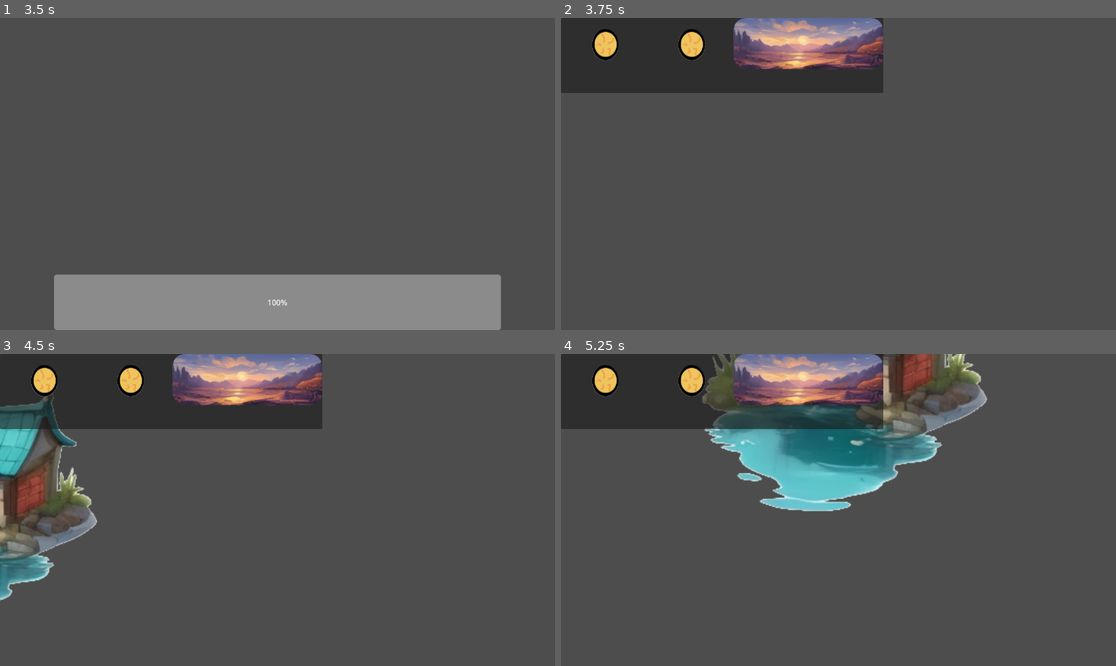
Above: before the commit, frames 1-4 (two rows, left to right).
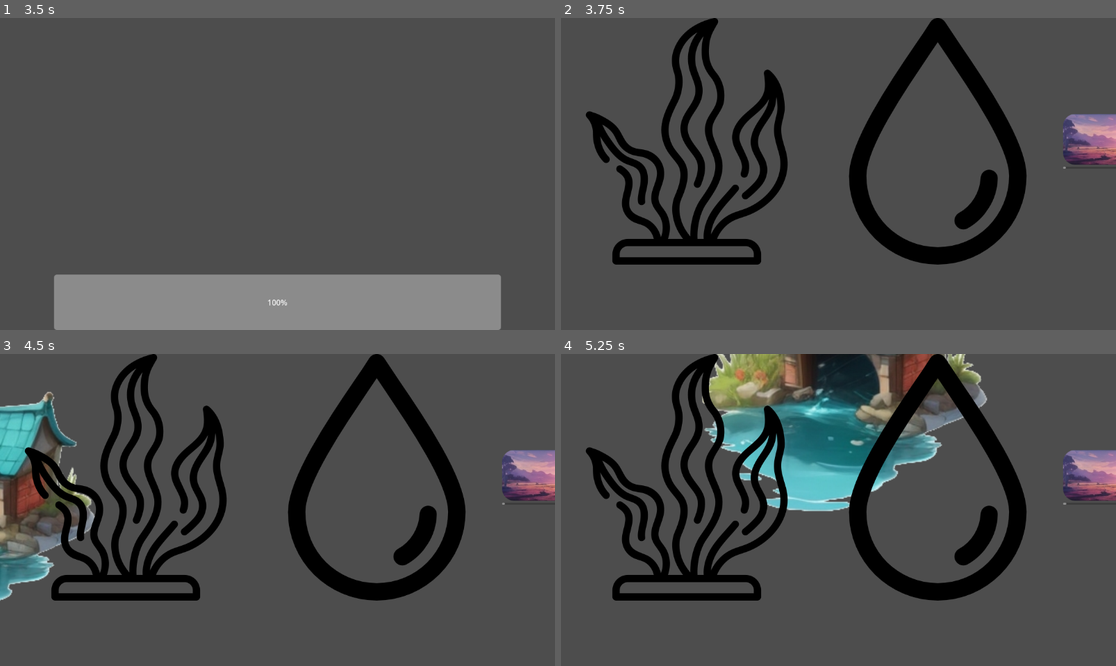
Above: after the commit, the same moments.

Repository: swegerer/ColonySim_Ducklings
Game: Godot game, scene res://scenes/main.tscn
Two runs of this game, one before a commit and one after it. Both use one fixed random seed, a clock stepped at 60 frames per second and the inputs below. Sound files missing from this copy of the repository are replaced by a short silence.
Inputs (mouse positions are in pixels of both pictures, inside the frame that each line leads up to):
- Up to frame 1 (3.5 s): tap Enter at 0.5, 2 s; move the mouse to (399, 158) at 0.52 s; hold Right (ui_right) 0.53-1.28 s; hold , (zoom_in) 0.53-1.28 s; click (399, 158) at 0.67 s; tap Space at 1.25 s; move the mouse to (166, 189) at 1.27 s; hold Down (ui_down) 1.28-2.03 s; tap . (zoom_out) at 1.35, 2.85 s; move the mouse to (333, 105) at 2.02 s; hold Right (ui_right) 2.03-2.78 s; hold , (zoom_in) 2.03-2.78 s; move the mouse to (249, 236) at 2.77 s; hold Up (ui_up) from 2.78 s (still down); click (249, 236) at 2.92 s
- Up to frame 2 (3.75 s): tap Space at 3.5 s; move the mouse to (1005, 220) at 3.52 s; release Up (ui_up) at 3.53 s; hold Left (ui_left) from 3.53 s (still down); hold , (zoom_in) from 3.53 s (still down)
- Up to frame 3 (4.5 s): keep holding Left (ui_left); tap Enter at 4.25 s; move the mouse to (111, 463) at 4.27 s; release , (zoom_in) at 4.28 s; tap . (zoom_out) at 4.35 s
- Up to frame 4 (5.25 s): move the mouse to (866, 510) at 5.02 s; release Left (ui_left) at 5.03 s; hold Down (ui_down) from 5.03 s (still down); hold , (zoom_in) from 5.03 s (still down); click (866, 510) at 5.17 s

Frame 1 is identical in both runs. In frame 2, 28% of the frame differs, in the area x 0-100%, y 0-80%; in frame 3, 28%; in frame 4, 29%.

Commit message:
Third commit - 03
Added clock and civCounter.

Working on HUD stretching.

Diff:
--- /dev/null
+++ b/Moveman/label_settings/basic_label.tres
@@ -0,0 +1,7 @@
+[gd_resource type="LabelSettings" load_steps=2 format=3 uid="uid://b0qa8iv8qbdju"]
+
+[ext_resource type="FontFile" uid="uid://dbfl35y5xc6b4" path="res://fonts/Honey Salt.otf" id="1_0p3nh"]
+
+[resource]
+font = ExtResource("1_0p3nh")
+font_size = 36
--- a/Moveman/scenes/hud.tscn
+++ b/Moveman/scenes/hud.tscn
@@ -1,8 +1,12 @@
-[gd_scene load_steps=5 format=3 uid="uid://cn1xs3377c7ep"]
+[gd_scene load_steps=9 format=3 uid="uid://cn1xs3377c7ep"]
 
 [ext_resource type="PackedScene" uid="uid://dsn0wo1napsc6" path="res://scenes/resource_slot.tscn" id="2_35twb"]
+[ext_resource type="Texture2D" uid="uid://c0vqry8k3bvaw" path="res://sprites/icon_seaweed.png" id="2_uqnwa"]
+[ext_resource type="Texture2D" uid="uid://d30w41xnep4kf" path="res://sprites/icon_water.png" id="3_1xs1e"]
 [ext_resource type="Script" path="res://scripts/clock_label.gd" id="3_8gfg4"]
+[ext_resource type="LabelSettings" uid="uid://b0qa8iv8qbdju" path="res://label_settings/basic_label.tres" id="3_fnir8"]
 [ext_resource type="FontFile" uid="uid://dbfl35y5xc6b4" path="res://fonts/Honey Salt.otf" id="3_ncvw5"]
+[ext_resource type="Texture2D" uid="uid://bkelff80s2xu0" path="res://sprites/icon_duck.png" id="6_1s1r3"]
 
 [sub_resource type="LabelSettings" id="LabelSettings_cuuqg"]
 font = ExtResource("3_ncvw5")
@@ -11,31 +15,62 @@
 [node name="CanvasLayer" type="CanvasLayer"]
 visible = false
 
-[node name="Panel" type="PanelContainer" parent="."]
-offset_right = 359.0
-offset_bottom = 119.0
-size_flags_horizontal = 0
-
-[node name="VBoxContainer" type="VBoxContainer" parent="Panel"]
-layout_mode = 2
-size_flags_horizontal = 0
+[node name="VBoxContainer" type="VBoxContainer" parent="."]
+offset_bottom = 4.0
+size_flags_horizontal = 3
 size_flags_vertical = 0
 
-[node name="HBoxContainer" type="HBoxContainer" parent="Panel/VBoxContainer"]
+[node name="Control" type="Control" parent="VBoxContainer"]
+layout_mode = 2
+size_flags_vertical = 4
+
+[node name="HBoxContainer" type="HBoxContainer" parent="VBoxContainer/Control"]
 layout_direction = 2
 layout_mode = 2
+offset_right = 392.0
+offset_bottom = 175.0
 
-[node name="SlotFood" parent="Panel/VBoxContainer/HBoxContainer" instance=ExtResource("2_35twb")]
+[node name="SlotFood" parent="VBoxContainer/Control/HBoxContainer" instance=ExtResource("2_35twb")]
+custom_minimum_size = Vector2(175, 175)
 layout_mode = 2
+image = ExtResource("2_uqnwa")
 
-[node name="ResourceSlot2" parent="Panel/VBoxContainer/HBoxContainer" instance=ExtResource("2_35twb")]
+[node name="SlotWood" parent="VBoxContainer/Control/HBoxContainer" instance=ExtResource("2_35twb")]
 layout_mode = 2
+image = ExtResource("3_1xs1e")
 
-[node name="ClockImage" type="TextureRect" parent="Panel/VBoxContainer/HBoxContainer"]
+[node name="VBoxContainer" type="VBoxContainer" parent="VBoxContainer/Control/HBoxContainer"]
+layout_mode = 2
+size_flags_horizontal = 4
+size_flags_vertical = 4
+
+[node name="ClockImage" type="TextureRect" parent="VBoxContainer/Control/HBoxContainer/VBoxContainer" node_paths=PackedStringArray("phase_pb")]
 layout_direction = 3
 layout_mode = 2
 script = ExtResource("3_8gfg4")
+phase_pb = NodePath("../ProgressBar")
 
-[node name="LocationsLabel" type="Label" parent="Panel/VBoxContainer"]
+[node name="ProgressBar" type="ProgressBar" parent="VBoxContainer/Control/HBoxContainer/VBoxContainer"]
 layout_mode = 2
+max_value = 600.0
+show_percentage = false
+
+[node name="CivLabel" type="Label" parent="VBoxContainer/Control/HBoxContainer"]
+layout_mode = 2
+label_settings = ExtResource("3_fnir8")
+horizontal_alignment = 1
+
+[node name="SlotCiv" parent="VBoxContainer/Control/HBoxContainer" instance=ExtResource("2_35twb")]
+layout_mode = 2
+image = ExtResource("6_1s1r3")
+
+[node name="Control2" type="Control" parent="VBoxContainer"]
+layout_mode = 2
+size_flags_horizontal = 4
+size_flags_vertical = 4
+
+[node name="LocationsLabel" type="Label" parent="VBoxContainer/Control2"]
+layout_mode = 2
+offset_right = 1.0
+offset_bottom = 46.0
 label_settings = SubResource("LabelSettings_cuuqg")
--- a/Moveman/scenes/resource_slot.tscn
+++ b/Moveman/scenes/resource_slot.tscn
@@ -1,31 +1,29 @@
-[gd_scene load_steps=5 format=3 uid="uid://dsn0wo1napsc6"]
+[gd_scene load_steps=4 format=3 uid="uid://dsn0wo1napsc6"]
 
-[ext_resource type="Script" path="res://scripts/resource_slot.gd" id="1_l23kk"]
+[ext_resource type="Script" path="res://scripts/display_slot.gd" id="1_17gjk"]
 [ext_resource type="Texture2D" uid="uid://d3sgh2bdodwnh" path="res://sprites/duckwheel.png" id="1_wja0t"]
-[ext_resource type="FontFile" uid="uid://dbfl35y5xc6b4" path="res://fonts/Honey Salt.otf" id="2_rpy0b"]
-
-[sub_resource type="LabelSettings" id="LabelSettings_sj457"]
-font = ExtResource("2_rpy0b")
-font_size = 36
+[ext_resource type="LabelSettings" uid="uid://b0qa8iv8qbdju" path="res://label_settings/basic_label.tres" id="2_ngc1p"]
 
 [node name="ResourceSlot" type="HBoxContainer" node_paths=PackedStringArray("icon", "label")]
-custom_minimum_size = Vector2(175, 0)
 layout_direction = 2
-offset_right = 139.0
+offset_right = 98.0
 offset_bottom = 92.0
+size_flags_vertical = 4
 alignment = 1
-script = ExtResource("1_l23kk")
+script = ExtResource("1_17gjk")
 icon = NodePath("TextureRect")
 label = NodePath("AmountLabel")
 
 [node name="AmountLabel" type="Label" parent="."]
 layout_direction = 2
 layout_mode = 2
-label_settings = SubResource("LabelSettings_sj457")
+label_settings = ExtResource("2_ngc1p")
 horizontal_alignment = 1
 vertical_alignment = 1
 
 [node name="TextureRect" type="TextureRect" parent="."]
 layout_direction = 3
 layout_mode = 2
+size_flags_vertical = 4
 texture = ExtResource("1_wja0t")
+stretch_mode = 3
--- a/Moveman/scripts/character_manager.gd
+++ b/Moveman/scripts/character_manager.gd
@@ -1,15 +1,33 @@
 extends Node
 
-var characters = []  # Stores references to all spawned characters
 
-func add_character(parent: Node, character_scene: PackedScene):
+signal civ_updated(type, civ_data)
+
+var civ_groups: Dictionary = {
+	"duck": CivData.new(10, 3),
+	"builder": CivData.new(5, 1),
+}
+
+var civ_containers: Dictionary = {
+	"duck": [],
+	"builder": [],
+}
+
+func get_civ_summaries():
+	return civ_groups  # Just returns dictionary of CivData
+
+func get_civ_count(civ_name):
+	print("")
+
+func add_character(parent: Node, type: String, character_scene: PackedScene):
+	if not civ_groups.has(type): return
+
 	var character = character_scene.instantiate()
+	character.name = "Character_" + str(civ_containers[type].size() + 1)
 
-	# Example: Assign a random name
-	character.name = "Character_" + str(characters.size() + 1)
-	# Add to game tracking lists
-	characters.append(character)
-	# Add to scene
 	parent.add_child(character)
+	civ_containers[type].append(character)
+	civ_groups[type].set_value(civ_containers[type].size())
+	civ_updated.emit(type, civ_groups[type])
 
-	return character  # Return the new character in case anything needs modifying
+	return character
--- /dev/null
+++ b/Moveman/scripts/civ_data.gd
@@ -0,0 +1,16 @@
+extends RefCounted
+class_name CivData
+
+var max_value: int = 4
+var current_value: int = 0
+
+func _init(max: int = 0, value: int = 0):
+	max_value = max
+	set_value(value)
+
+func set_value(value: int):
+	current_value = clamp(value, 0, max_value)
+
+func set_max(value: int):
+	max_value = value
+	current_value = clamp(current_value, 0, max_value)
--- a/Moveman/scripts/clock_label.gd
+++ b/Moveman/scripts/clock_label.gd
@@ -1,9 +1,9 @@
 extends Node
 
-
+@export var phase_pb: ProgressBar
 
 # Start time (you can change this at runtime)
-var hours: int = 0
+var phase: int = 0
 var minutes: int = 0
 
 var timer_textures = {
@@ -16,28 +16,35 @@
 	7: preload("res://sprites/timer_7.png"),
 	# Add more as needed...
 }
-
+func _ready():
+	self.texture = timer_textures[1]
 
 # How fast the in-game clock should run (1 = real time)
 var time_scale: float = 1.0
 
 # Timer for updating
-var _accumulated_time: float = 60.0
+var _accumulated_time: float = 0.0
 
 func _process(delta: float) -> void:
 	_accumulated_time += delta * time_scale
 	if _accumulated_time >= 60.0:
 		_accumulated_time -= 60.0
 		_tick_clock()
+	update_progress_bar()
 
 func _tick_clock() -> void:
 	minutes += 1
 	if minutes >= 10:
 		minutes = 0
-		hours += 1
-		if hours >= 4:
-			hours = 0
-	update_display()
+		phase += 1
+		if phase >= 4:
+			phase = 0
+	update_display(phase)
 
-func update_display():
-	self.texture = timer_textures[hours]
+func update_display(phase_count):
+	self.texture = timer_textures[phase_count]
+
+
+func update_progress_bar():
+	if phase_pb:
+		phase_pb.value = float((minutes * 60) + _accumulated_time)
--- a/Moveman/scripts/data_manager.gd
+++ b/Moveman/scripts/data_manager.gd
@@ -18,7 +18,7 @@
 	print("EMITTING SIGNAL FROM INSTANCE:", self)
 
 	resource_updated.emit(p_name, resources[p_name])  # Notify listeners
-	get_tree().root.print_tree_pretty()
+
 
 func new_location(location):
 	if location not in discovered_locations:
--- a/Moveman/scripts/resource_slot.gd
+++ b/Moveman/scripts/display_slot.gd
@@ -2,14 +2,12 @@
 
 var data_manager  # Reference to DataController
 
+@export var image: Texture2D
 @export var icon: TextureRect
 @export var label: Label
 
 func _ready():
-	# Delay execution to ensure the full tree is ready
-	print("")
+	icon.texture = image  # just in case you want to update it too
 
-
-func resource_update(resource_name, resource):
-	print("hahahlloo")
+func display_slot_update(resource_name, resource):
 	label.text = str(resource.current_value)
--- a/Moveman/scripts/gamescript.gd
+++ b/Moveman/scripts/gamescript.gd
@@ -15,7 +15,9 @@
 	#add_child(hud)  # Make sure it's on top of everything
 	hud.visible = true
 
+	#print_tree_pretty()
+
 func add_character():
 	var parent = get_node("/root/Main/GameContainer/Duckland/Pond")  # Adjust path as needed
-	var new_character = character_manager.add_character(parent, character_scene)
+	var new_character = character_manager.add_character(parent, "duck", character_scene)
 	print("Added new character: " + new_character.name)
--- a/Moveman/scripts/hud_manager.gd
+++ b/Moveman/scripts/hud_manager.gd
@@ -1,19 +1,32 @@
 extends CanvasLayer
 
 var data_manager
+var civ_manager
+var civ_polling := true
 
-@onready var locations_list = get_node("/root/Main/HudCanvas/Panel/VBoxContainer/LocationsLabel")
-@onready var resource_food = get_node("/root/Main/HudCanvas/Panel/VBoxContainer/HBoxContainer/SlotFood")  # Update this based on your actual HUD elements
+@onready var locations_list = get_node("/root/Main/HudCanvas/VBoxContainer/Control2/LocationsLabel")
+@onready var resource_food = get_node("/root/Main/HudCanvas/VBoxContainer/Control/HBoxContainer/SlotFood")  # Update this based on your actual HUD elements
+@onready var civ_label = get_node("/root/Main/HudCanvas/VBoxContainer/Control/HBoxContainer/CivLabel")
+@onready var civ_duck = get_node("/root/Main/HudCanvas/VBoxContainer/Control/HBoxContainer/SlotCiv")  # Update this based on your actual HUD elements
 
 func _ready():
+
 	await get_tree().process_frame
 	data_manager = get_tree().get_root().get_node("Main/DataManager")
-
-	print("DataManager reference:", data_manager)  # Debugging
 
 	if data_manager:
 		data_manager.resource_updated.connect(_on_resource_updated)
 		data_manager.locations_updated.connect(_on_update_locations_display)
+
+func _process(_delta):
+	if civ_polling:
+		var maybe_civ = get_node_or_null("/root/Main/GameContainer/Duckland/CharacterManager")
+		if maybe_civ:
+			civ_manager = maybe_civ
+			civ_manager.civ_updated.connect(_on_civ_updated_display)
+			print("Connected to civ_manager")
+			civ_polling = false  # stop checking
+
 
 func _on_update_locations_display(locations):
 	var text = "Known Locations:\n"
@@ -24,4 +37,8 @@
 
 func _on_resource_updated(resource_name, resource):
 	if resource_name == "food":
-		resource_food.resource_update(resource_name, resource)
+		resource_food.display_slot_update(resource_name, resource)
+
+func _on_civ_updated_display(type, civ_data):
+	if type == "duck":
+		civ_duck.display_slot_update(type, civ_data)
Binary file added: Moveman/sprites/icon_duck.png
Not shown, added: Moveman/sprites/icon_duck.png.import
Binary file added: Moveman/sprites/icon_seaweed.png
Not shown, added: Moveman/sprites/icon_seaweed.png.import
Binary file added: Moveman/sprites/icon_water.png
Not shown, added: Moveman/sprites/icon_water.png.import
